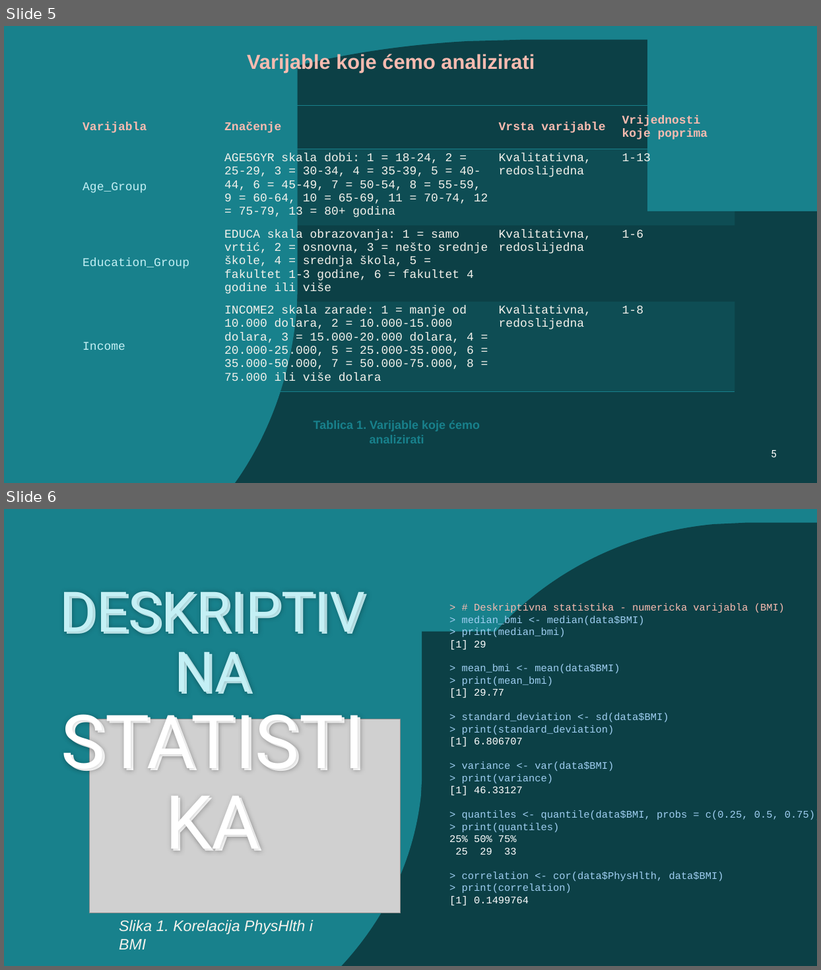
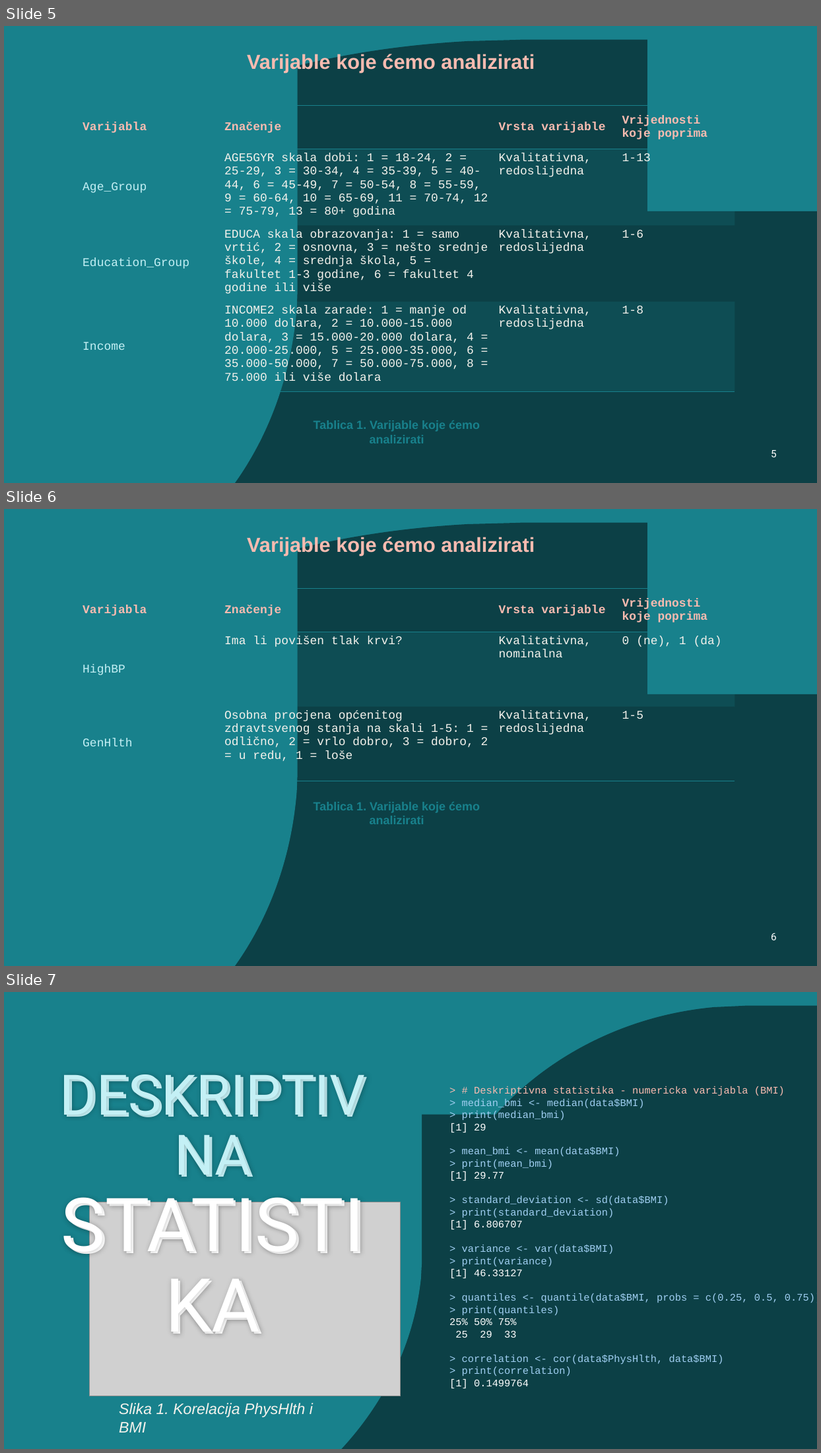
Before and after one commit to jfletcher20/diabetes-health-indicators-analysis, a slide deck: documentation/documentation.pptx. Shown one above the other, each under a label of ours: slides 5 and 6 before the commit, slides 5, 6 and 7 after it. The pictures are 821x970 and 821x1453 pixels, drawn with LibreOffice and Linux fonts; fonts in the diff are those of the drawing; grey boxes stand for pictures. Boxes give left, top, right and bottom in pixels: in the first picture for what was removed or moved away, otherwise in the second. Text is boxed around its words. In the diff, an @@ line names an element or a change of style, - is before the commit and + after.

```diff
--- a/documentation/documentation.pptx
+++ b/documentation/documentation.pptx
@@ slide 6 added at [4, 509, 817, 966], background #18818C; not listed: 2 template elements that a slide beside it also shows @@
@@ freeform shape added at [4, 522, 648, 966], fill #0C4046 @@
@@ freeform shape added at [4, 509, 298, 966], fill #18818C @@
@@ text added at [247, 536, 535, 556], 24 pt, text #F8BBB0, bold @@
+Varijable koje ćemo analizirati
@@ table added at [78, 588, 735, 781], 3 rows, 4 columns @@
+Varijabla | Značenje | Vrsta varijable | Vrijednosti koje poprima
+HighBP | Ima li povišen tlak krvi? | Kvalitativna, nominalna | 0 (ne), 1 (da)
+GenHlth | Osobna procjena općenitog zdravtsvenog stanja na skali 1-5: 1 = odlično, 2 = vrlo dobro, 3 = dobro, 2 = u redu, 1 = loše | Kvalitativna, redoslijedna | 1-5
@@ freeform shape added at [113, 694, 817, 966], fill #0C4046 @@
@@ text added at [314, 802, 480, 824], 14 pt, text #18818C, bold @@
+Tablica 1. Varijable koje ćemo analizirati
@@ page number added at [771, 933, 777, 941], 12 pt, text #FFFFFF @@
+6
@@ what was slide 6 is now slide 7 @@
```
Also in this commit, not shown: 4 slides changed, 13 other slides added, 18 slides removed.
